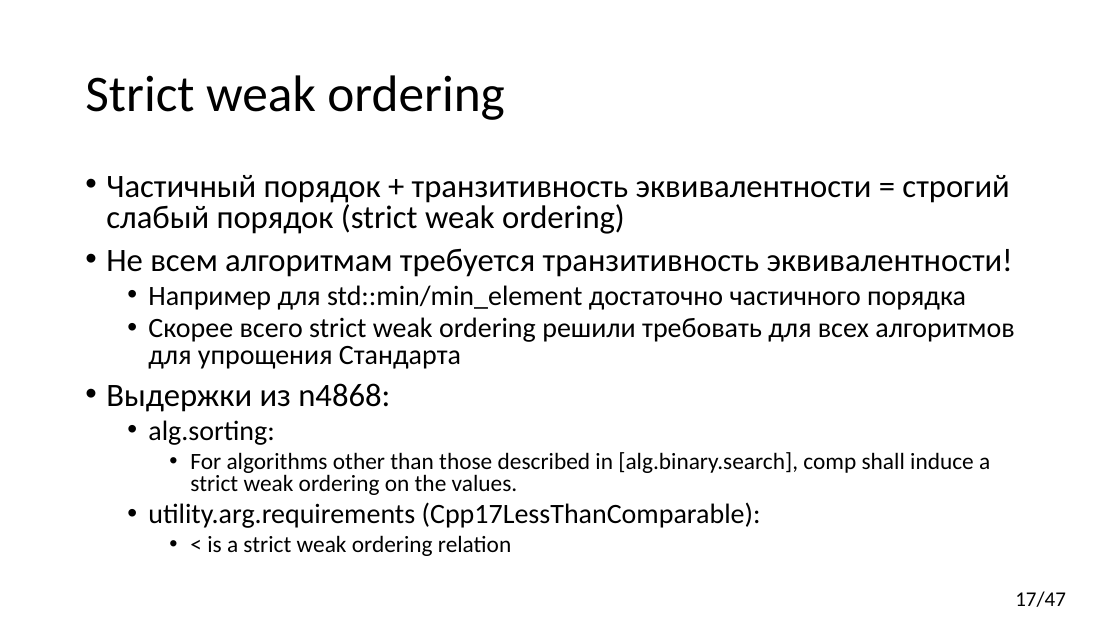
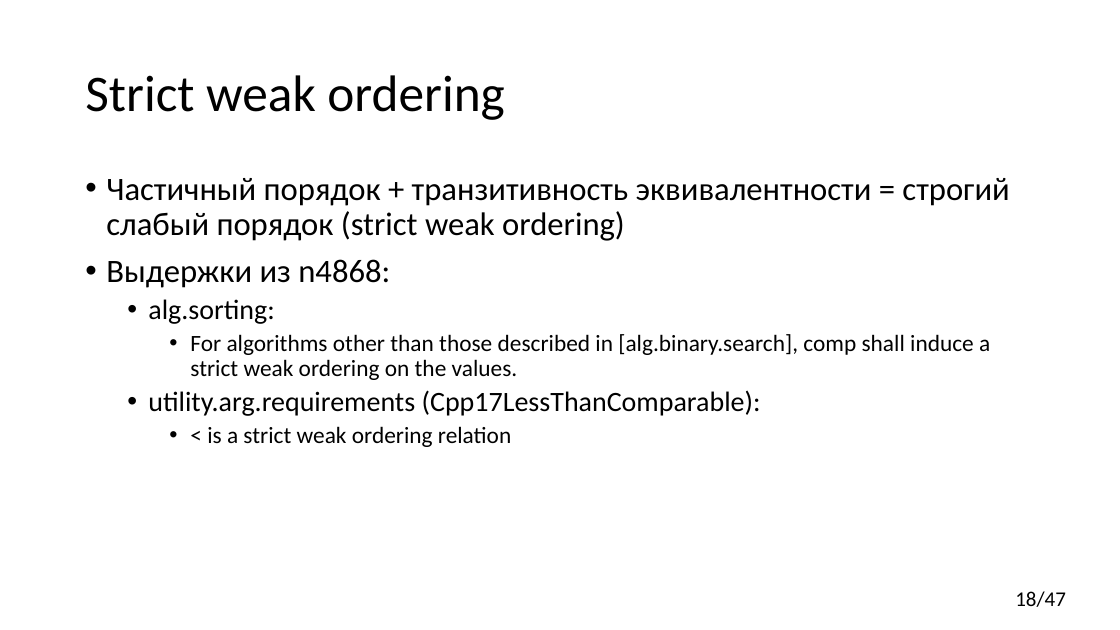
Before and after one commit to yugr/CppRussia, a slide deck: slide 18 of 2023/RU.pptx (slide 17 before the commit). Drawn at 1120x630 pixels with LibreOffice and Linux fonts; fonts in the diff are those of the drawing. Boxes give left, top, right and bottom in pixels: in the first picture for what was removed or moved away, otherwise in the second. Text is boxed around its words. In the diff, an @@ line names an element or a change of style, - is before the commit and + after.

```diff
--- a/2023/RU.pptx
+++ b/2023/RU.pptx
@@ text "Частичный порядок + транзитивность эквивалентности ..." at box(106, 178, 1009, 447): line spacing 0.8 to 0.9 @@
@@ text at box(106, 248, 1014, 369): paragraphs removed @@
-• Не всем алгоритмам требуется транзитивность эквивалентности!
-  • Например для std::min/min_element достаточно частичного порядка
-  • Скорее всего strict weak ordering решили требовать для всех алгоритмов для упрощения Стандарта
@@ page number at box(1015, 591, 1066, 607): text changed @@
-17/47
+18/47
```
Also in this commit, not shown: 8 other slides changed, 2 slides added.
